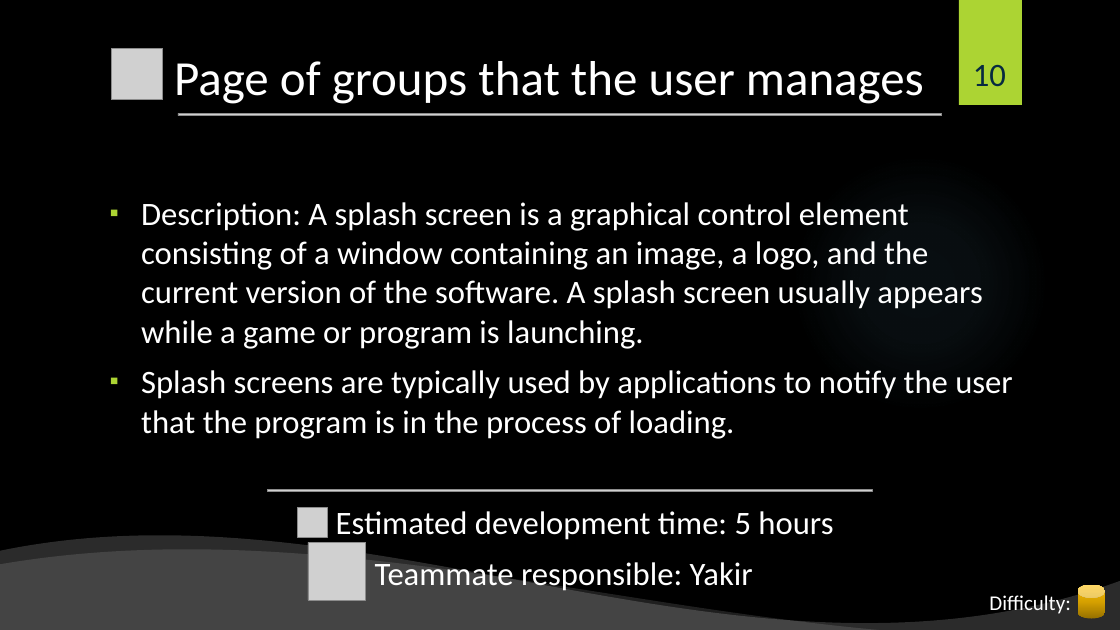
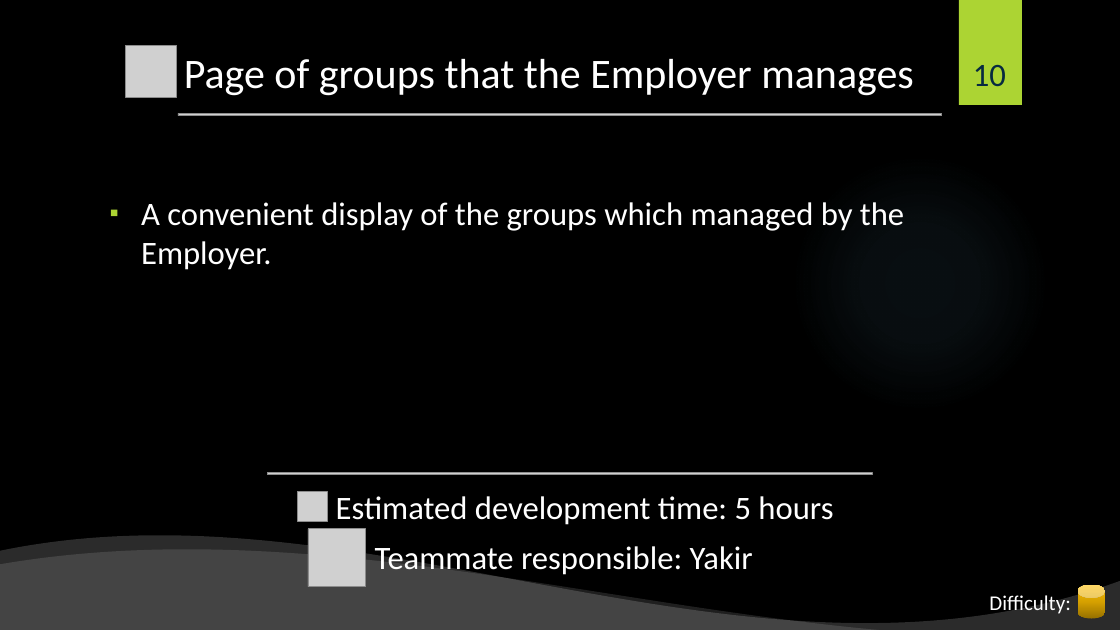
Before and after one commit to shiftlyapp/Shiftly, a slide deck: slide 10 of Backlog.pptx. Drawn at 1120x630 pixels with LibreOffice and Linux fonts; fonts in the diff are those of the drawing; grey boxes stand for pictures; background and template pictures are left out. Boxes give left, top, right and bottom in pixels: in the first picture for what was removed or moved away, otherwise in the second. Text is boxed around its words. In the diff, an @@ line names an element or a change of style, - is before the commit and + after.

```diff
--- a/Backlog.pptx
+++ b/Backlog.pptx
@@ picture moved from (x1=111, y1=48, x2=162, y2=99) to (x1=125, y1=45, x2=176, y2=97) @@
@@ title at (x1=184, y1=59, x2=914, y2=96): text changed; size 42 to 36 pt @@
-Page of groups that the user manages
+Page of groups that the Employer manages
@@ text at (x1=141, y1=202, x2=904, y2=270): text changed @@
-▪ Description: A splash screen is a graphical control element consisting of a window containing an image, a logo, and the current version of the software. A splash screen usually appears while a game or program is launching.
-▪ Splash screens are typically used by applications to notify the user that the program is in the process of loading.
+▪ A convenient display of the groups which managed by the Employer.
@@ 3 pictures moved together from (x1=267, y1=490, x2=872, y2=601) to (x1=267, y1=473, x2=872, y2=587) @@
```
Also in this commit, not shown: 11 other slides changed, 1 slide added.
